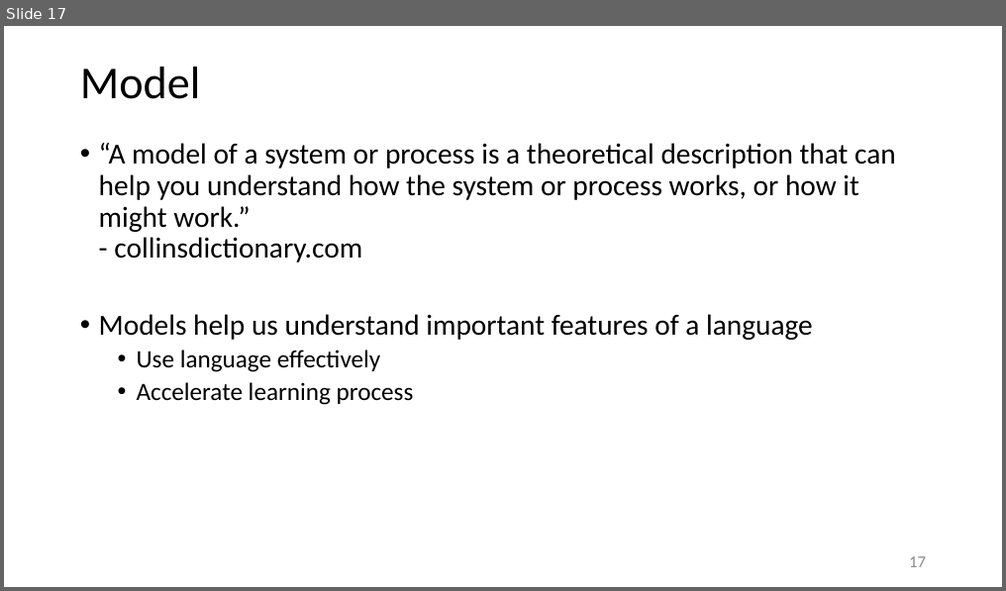
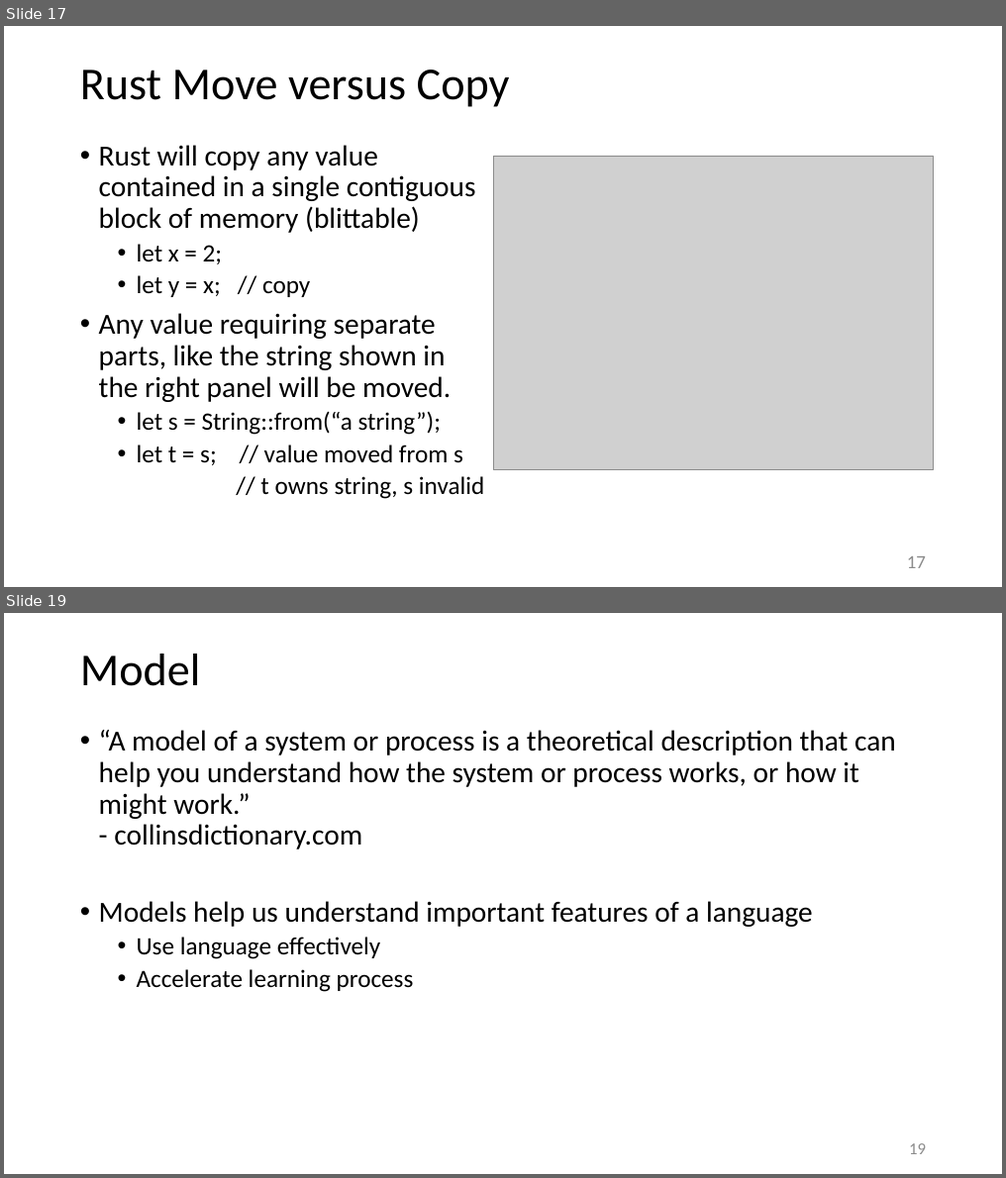
Before and after one commit to JimFawcett/JimFawcett.github.io, a slide deck: Resources/RustModels.pptx. Shown one above the other, each under a label of ours: slide 17 before the commit, slides 17 and 19 after it; the slides between them are not shown. The pictures are 1006x591 and 1006x1178 pixels, drawn with LibreOffice and Linux fonts; fonts in the diff are those of the drawing; grey boxes stand for pictures. Boxes give left, top, right and bottom in pixels: in the first picture for what was removed or moved away, otherwise in the second. Text is boxed around its words. In the diff, an @@ line names an element or a change of style, - is before the commit and + after.

Commit message:
added slides for move and clone

```diff
--- a/Resources/RustModels.pptx
+++ b/Resources/RustModels.pptx
@@ slide 17 added at (4,26,1002,587), background #FFFFFF @@
@@ title added at (80,70,510,107), 44 pt, text #000000 @@
+Rust Move versus Copy
@@ text added at (99,145,484,499), 28 pt, text #000000 @@
+• Rust will copy any value contained in a single contiguous block of memory (blittable)
+  • let x = 2;
+  • let y = x; // copy
+• Any value requiring separate parts, like the string shown in the right panel will be moved.
+  • let s = String::from(“a string”);
+  • let t = s; // value moved from s
+  // t owns string, s invalid
@@ picture added at (494,156,933,470) @@
@@ page number added at (907,557,926,569), 18 pt, text #8C8C8C @@
+17
@@ what was slide 17 is now slide 19 @@
@@ page number at (909,1144,926,1155): text changed @@
-17
+19
```
Also in this commit, not shown: 2 slides changed, 1 other slide added, 1 other file.
